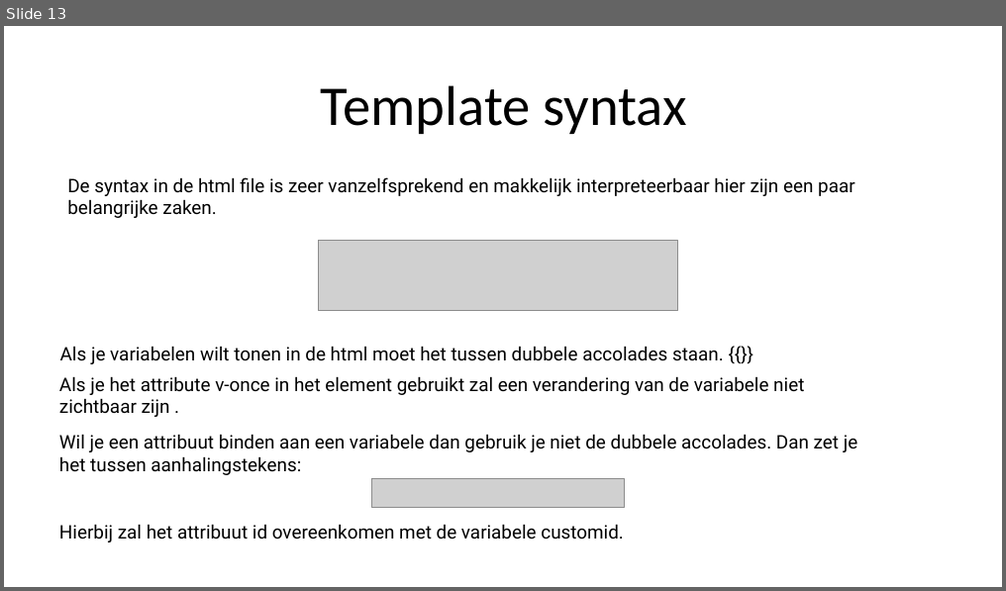
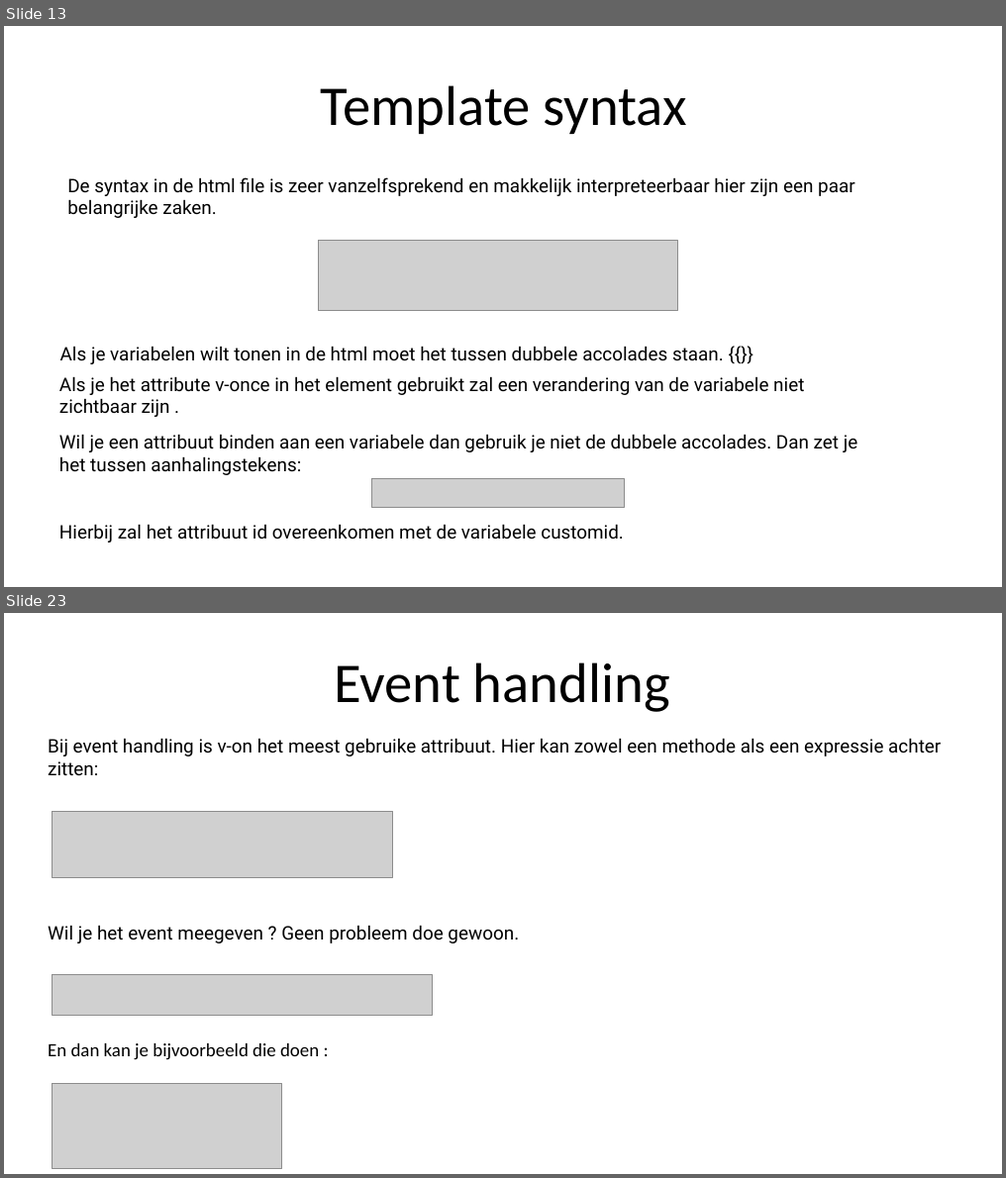
Before and after one commit to sepperenty/web-research-3, a slide deck: newTech/slideshow.pptx. Shown one above the other, each under a label of ours: slide 13 before the commit, slides 13 and 23 after it; the slides between them are not shown. The pictures are 1006x591 and 1006x1178 pixels, drawn with LibreOffice and Linux fonts; fonts in the diff are those of the drawing; grey boxes stand for pictures. Boxes give left, top, right and bottom in pixels: in the first picture for what was removed or moved away, otherwise in the second. Text is boxed around its words. In the diff, an @@ line names an element or a change of style, - is before the commit and + after.

```diff
--- a/newTech/slideshow.pptx
+++ b/newTech/slideshow.pptx
@@ slide 23 added at [4, 613, 1002, 1174], background #FFFFFF @@
@@ text added at [334, 663, 670, 712], 54 pt, text #000000 @@
+Event handling
@@ text added at [48, 738, 941, 776], 18 pt, text #000000 @@
+Bij event handling is v-on het meest gebruike attribuut. Hier kan zowel een methode als een expressie achter zitten:
@@ picture added at [52, 811, 392, 878] @@
@@ text added at [48, 925, 519, 944], 18 pt, text #000000 @@
+Wil je het event meegeven ? Geen probleem doe gewoon.
@@ picture added at [52, 975, 432, 1016] @@
@@ text added at [48, 1044, 319, 1060], 18 pt, text #000000 @@
+En dan kan je bijvoorbeeld die doen :
@@ picture added at [52, 1084, 281, 1169] @@
```
Also in this commit, not shown: 1 slide changed, 11 other slides added, 1 slide removed, 15 other files.
